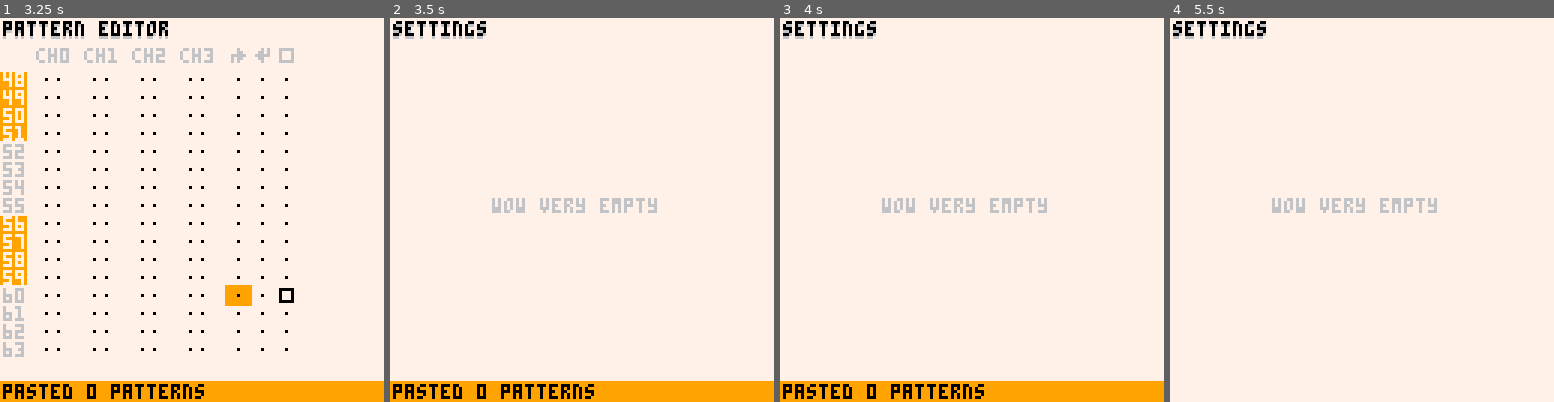
Above: before the commit, frames 1-4 (left to right).
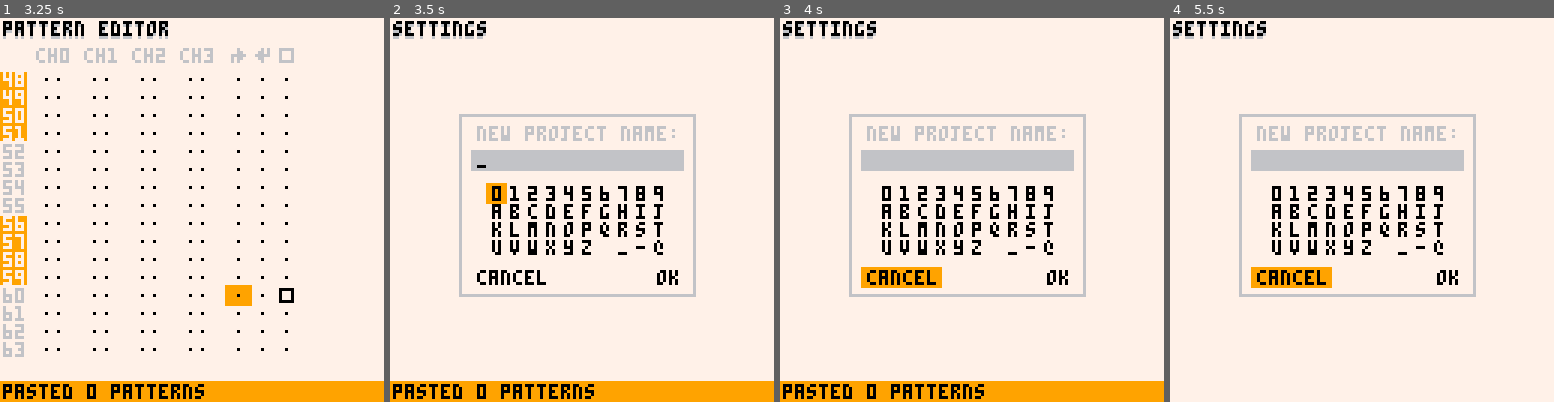
Above: after the commit, the same moments.

Repository: romainchapou/pico-sound-dj
Game: PICO-8 cartridge psdj.p8
The game is run twice, just before and just after one commit, with the same random seed, the same clock (stepped at 60 frames per second) and the same inputs.
Inputs:
- Up to frame 1 (3.25 s): tap X (X key) at 0.33, 1.07, 1.85, 2.97 s; tap O (Z key) at 0.7, 1.7, 2.1, 2.5, 2.9 s; hold Right 1.6-2.1 s; hold Up 2.15-2.42 s; hold Right 2.47-3.03 s; hold Left from 3.08 s (still down)
- Up to frame 2 (3.5 s): keep holding Left; tap O (Z key) at 3.3 s
- Up to frame 3 (4 s): release Left at 3.58 s; hold Down 3.63-3.97 s; tap O (Z key) at 3.7 s
- Up to frame 4 (5.5 s): hold Right 4.02-4.68 s; tap X (X key) at 4.08, 5.2 s; tap O (Z key) every 0.4 s from 4.1 to 5.3 s; hold Up 4.73-5.03 s; hold Left from 5.08 s (still down)

Frame 1 is identical in both runs. In frame 2, 8.9% of the frame differs, in the area x 17-80%, y 25-73%; in frame 3, 9.6%; in frame 4, 9.6%.

Commit message:
Start project name chooser widget

Diff:
--- a/input_widget.lua
+++ b/input_widget.lua
@@ -87,3 +87,26 @@
     end
   }
 end
+
+function make_btn_pushed_widget(txt, upd_func)
+  if upd_func == nil then
+    -- supposes that this is currently selected
+    -- by default returns the hold text when pressed
+    upd_func = function(_ENV)
+      if btnp_once(5) then return txt end
+
+    end
+  end
+
+  return class:new {
+    update = upd_func,
+
+    draw = function(_ENV, x, y, is_selected)
+      if is_selected then
+        rectfill(x-2, y-1, x + 4*#txt, y+5, 9)
+      end
+
+      print(txt, x, y, 0)
+    end
+  }
+end
--- a/main.lua
+++ b/main.lua
@@ -57,6 +57,7 @@
 
   current_pane = pattern_editor
 
+  settings_pane:init()
   pattern_editor:init()
   sfx_editor:init(0)
 end
--- /dev/null
+++ b/name_chooser.lua
@@ -0,0 +1,111 @@
+proj_create_win = class:new {
+  init = function(_ENV)
+    new_name = ""
+
+    panel_i = 1
+    letter_i = 0
+    conf_btn_i = 0
+
+    timer = 0
+
+    letter_widgs = {}
+
+
+    for i=0,9 do
+      add(letter_widgs, make_btn_pushed_widget(tostr(i)))
+    end
+
+    for v=97,122 do
+      add(letter_widgs, make_btn_pushed_widget(chr(v)))
+    end
+
+    for c in all(split(" _-@", "")) do
+      add(letter_widgs, make_btn_pushed_widget(c))
+    end
+
+    cancel_widg = make_btn_pushed_widget("cancel", function(_ENV)
+      -- TODO cancel the name change
+    end)
+
+    confirm_widg = make_btn_pushed_widget("ok", function(_ENV)
+      -- TODO cancel the name change
+    end)
+  end,
+
+  update = function(_ENV)
+    timer += 1
+    timer %= 60
+
+    if panel_i == 1 then
+      -- letters panel
+      if letter_i >= 30 and btnp(3) then
+        panel_i += 1
+        conf_btn_i = (letter_i - 30) \ 5
+      else
+        if btnp(0) and letter_i % 10 ~= 0 then letter_i -= 1 end
+        if btnp(1) and letter_i % 10 ~= 9 then letter_i += 1 end
+        if btnp(2) and letter_i >= 10 then letter_i -= 10 end
+        if btnp(3) then letter_i += 10 end
+
+        letter_i = mid(0, letter_i, 39)
+
+        local letter = letter_widgs[letter_i+1]:update()
+
+        -- add letter from button widget press
+        if letter then
+          new_name = new_name .. letter
+          timer = 0
+        end
+
+        -- remove char with btn O
+        if btnp_once(4) then
+          new_name = sub(new_name, 1, #new_name-1)
+        end
+      end
+    else
+      if btnp(2) then
+        panel_i -= 1
+      else
+        if btnp(0) then conf_btn_i -= 1 end
+        if btnp(1) then conf_btn_i += 1 end
+
+        conf_btn_i = mid(0, conf_btn_i, 1)
+
+        if conf_btn_i == 0 then
+          cancel_widg:update()
+        else
+          confirm_widg:update()
+        end
+      end
+    end
+
+    panel_i = mid(1, panel_i, 2)
+  end,
+
+  draw = function(_ENV)
+    local start_x, start_y = 29, 36
+
+    rectfill(start_x-7, start_y-5, start_x+73, start_y + 57, 7)
+    rect(start_x-6, start_y-4, start_x+72, start_y + 56, 6)
+
+    print("new project name:", start_x, start_y, 6)
+
+    rectfill(start_x - 2,  start_y+8, start_x + 68, start_y + 14, 6)
+
+    print(sub(new_name, max(1, #new_name-15)), start_x, start_y+9, 0)
+
+    if timer \ 30 <= 0 then
+      print("_", start_x + min(#new_name, 16)*4, start_y+9, 0)
+    end
+
+    for i=0,#letter_widgs-1 do
+      letter_widgs[i+1]:draw(start_x + 5 + (i%10)*6, start_y + 20 + (i \ 10)*6,
+                             i == letter_i and panel_i == 1)
+    end
+
+    cancel_widg:draw(start_x, start_y + 48, conf_btn_i == 0 and panel_i == 2)
+    confirm_widg:draw(start_x+60, start_y + 48, conf_btn_i == 1 and panel_i == 2)
+
+
+  end
+}
--- a/psdj.p8
+++ b/psdj.p8
@@ -11,6 +11,7 @@
 #include message_panel.lua
 #include note_widget.lua
 #include pattern_widget.lua
+#include name_chooser.lua
 
 #include settings_pane.lua
 #include pattern_editor.lua
--- a/settings_pane.lua
+++ b/settings_pane.lua
@@ -1,16 +1,23 @@
 settings_pane = class:new {
+  init = function(_ENV)
+    proj_create_win:init()
+  end,
+
   update = function(_ENV)
     if btn(4) and btnp(1) then
       GLOBAL.current_pane = pattern_editor
+      return
     end
 
     -- restore the default behaviour of the start button for this screen
     poke(0x5f30, 0)
+
+    proj_create_win:update()
   end,
 
   draw = function(_ENV)
     shadow_print("settings", 1, 1)
 
-    print("wow very empty", 34, 60, 6)
+    proj_create_win:draw()
   end,
 }
Not shown, changed: todos.md
